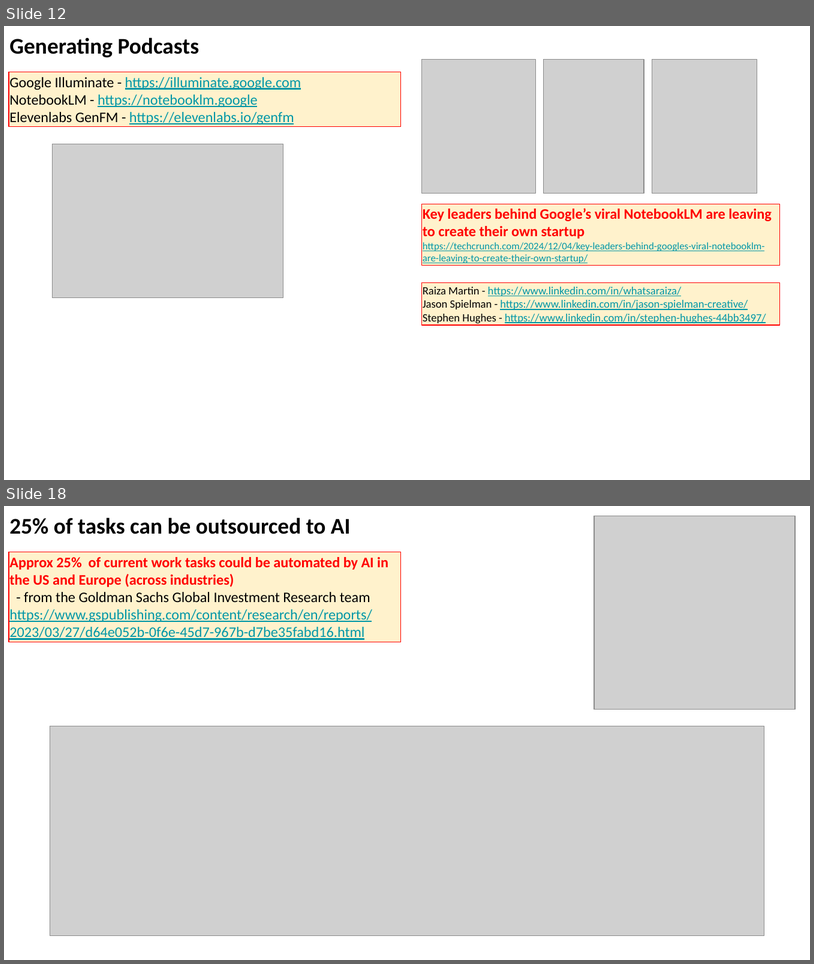
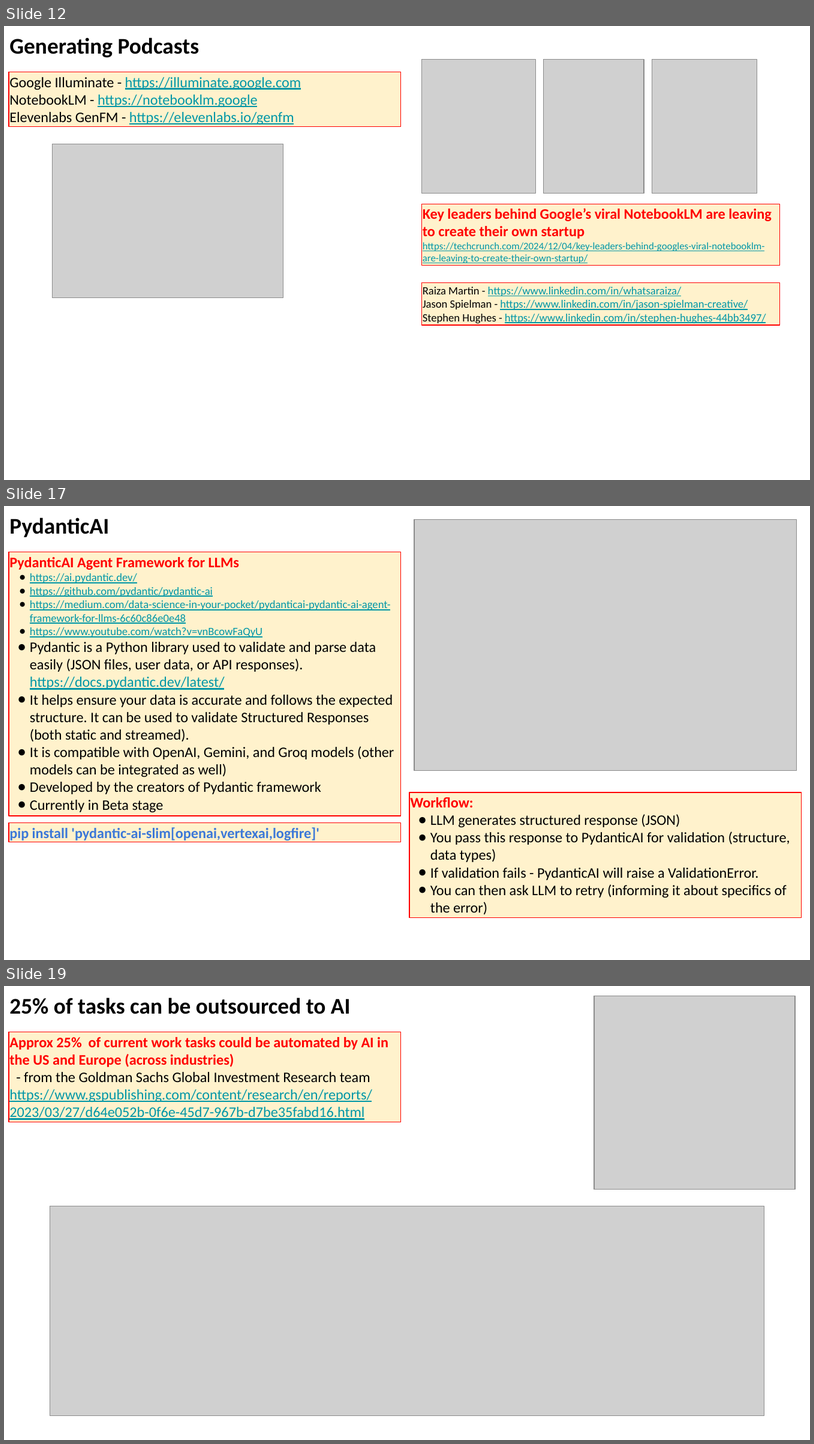
Before and after one commit to lselector/seminar, a slide deck: 2024/2024-12-13-AI-Updates.pptx. Shown one above the other, each under a label of ours: slides 12 and 18 before the commit, slides 12, 17 and 19 after it; the slides between them are not shown. The pictures are 814x964 and 814x1444 pixels, drawn with LibreOffice and Linux fonts; fonts in the diff are those of the drawing; grey boxes stand for pictures. Boxes give left, top, right and bottom in pixels: in the first picture for what was removed or moved away, otherwise in the second. Text is boxed around its words. In the diff, an @@ line names an element or a change of style, - is before the commit and + after.

```diff
--- a/2024/2024-12-13-AI-Updates.pptx
+++ b/2024/2024-12-13-AI-Updates.pptx
@@ slide 17 added at [4,506,810,960], background #FFFFFF @@
@@ text added at [9,517,109,537], 20 pt, text #000000, bold @@
+PydanticAI
@@ picture added at [414,520,797,771] @@
@@ rectangle added at [9,552,401,816], fill #FFF2CC, outline #FF0000 0.75 pt, 13 pt, text #000000 @@
+PydanticAI Agent Framework for LLMs
+● https://ai.pydantic.dev/
+● https://github.com/pydantic/pydantic-ai
+● https://medium.com/data-science-in-your-pocket/pydanticai-pydantic-ai-agent-framework-for-llms-6c60c86e0e48
+● https://www.youtube.com/watch?v=vnBcowFaQyU
+● Pydantic is a Python library used to validate and parse data easily (JSON files, user data, or API responses).
+  https://docs.pydantic.dev/latest/
+● It helps ensure your data is accurate and follows the expected structure. It can be used to validate Structured Responses (both static and streamed).
+● It is compatible with OpenAI, Gemini, and Groq models (other models can be integrated as well)
+● Developed by the creators of Pydantic framework
+● Currently in Beta stage
@@ rectangle added at [410,792,801,917], fill #FFF2CC, outline #FF0000 0.75 pt, 13 pt, text #000000 @@
+Workflow:
+● LLM generates structured response (JSON)
+● You pass this response to PydanticAI for validation (structure, data types)
+● If validation fails - PydanticAI will raise a ValidationError.
+● You can then ask LLM to retry (informing it about specifics of the error)
@@ rectangle added at [9,823,401,842], fill #FFF2CC, outline #FF0000 0.75 pt, 13 pt, text #3C78D8, bold @@
+pip install 'pydantic-ai-slim[openai,vertexai,logfire]'
@@ what was slide 18 is now slide 19 @@
```
Also in this commit, not shown: 13 slides changed, 3 other slides added, 4 slides removed.
